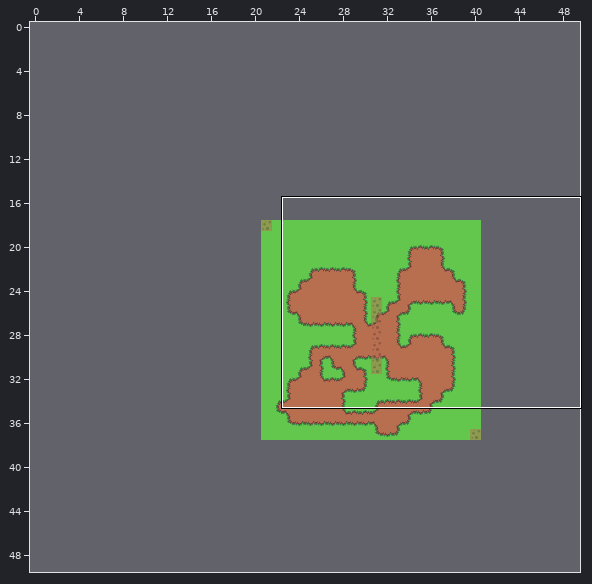
A Tiled map gets an edit: WoW.Client/Content/Data/elwynn_forest.tmx. Above: a wide view before the commit, with the close-up outlined.
Close-up. Earlier state:
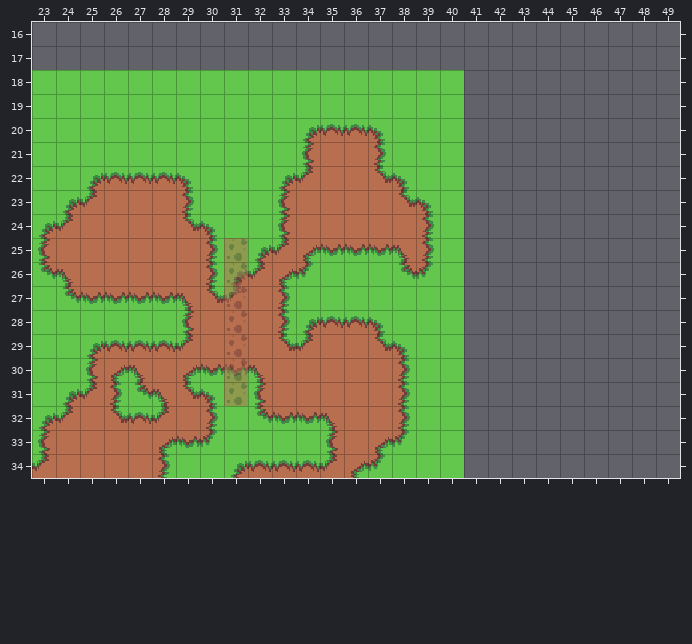
Cells are 16x16 px. Shown: x 23..49, y 16..34. The commit also changed other parts of the map, which this record leaves out. The old version is drawn lined up with the new one.
After:
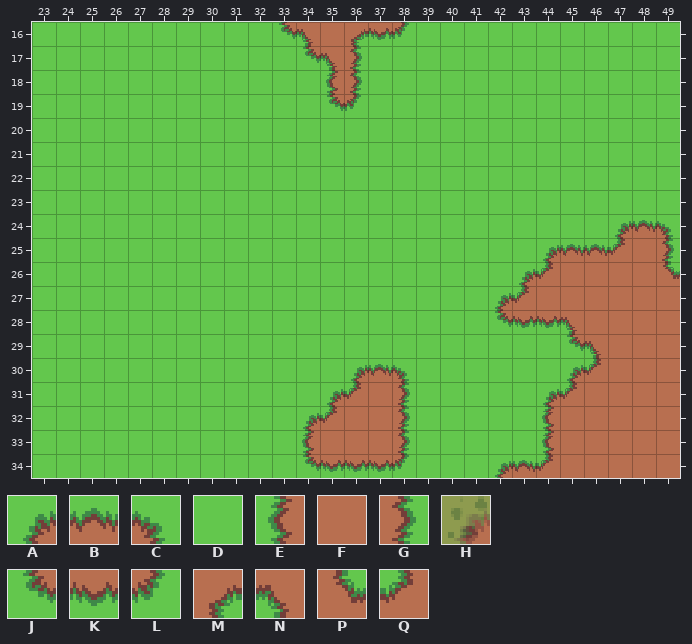
Key: from "basic_grass_1": A 0, B 1, C 2, D 4, E 5, F 6, G 7, H 9, J 10, K 11, L 12, M 15, N 16, P 17, Q 18.
_ is an empty cell.
See-through tiles are keyed as they look on the map.
From old to new:
map size 20x20 -> 50x50 cells (old content now starts at 21,18; both pictures use the new coordinates)
Layer "Tile Layer 1":
y 16: x 23..49 ___________________________ -> DDDDDDDDDDJNFMKLDDDDDDDDDDD
y 17: x 23..49 ___________________________ -> DDDDDDDDDDDJNGDDDDDDDDDDDDD
y 18: x 35..36 DD -> EG; x 41..49 _________ -> DDDDDDDDD
y 19: x 35..36 DD -> JL; x 41..49 _________ -> DDDDDDDDD
y 20: x 34..37 ABBC -> DDDD; x 41..49 _________ -> DDDDDDDDD
y 21: x 34..37 EFFG -> DDDD; x 41..49 _________ -> DDDDDDDDD
y 22: x 25..29 ABBBC -> DDDDD; x 33..38 AQFFPC -> DDDDDD; x 41..49 _________ -> DDDDDDDDD
y 23: x 24..29 AQFFFG -> DDDDDD; x 33..39 EFFFFPC -> DDDDDDD; x 41..49 _________ -> DDDDDDDDD
y 24: x 23..30 AQFFFFPC -> DDDDDDDD; x 33..39 EFFFFFG -> DDDDDDD; x 41..49 _________ -> DDDDDDABC
y 25: x 23..30 EFFFFFFG -> DDDDDDDD; x 32..39 AQMKKKNG -> DDDDDDDD; x 41..49 _________ -> DDDABBQFG
y 26: x 23..34 JNFFFFFGAQML -> DDDDDDDDDDDD; x 38..39 JL -> DD; x 41..49 _________ -> DDAQFFFFP
y 27: x 24..33 JKKKKNPQFG -> DDDDDDDDDD; x 41..49 _________ -> DAQFFFFFF
y 28: x 29..37 EFFFGABBC -> DDDDDDDDD; x 41..49 _________ -> DJKKNFFFF
y 29: x 25..38 ABBBQFFFPQFFPC -> DDDDDDDDDDDDDD; x 41..49 _________ -> DDDDJNFFF
y 30: x 25..38 EMNFMKKNFFFFFG -> DDDDDDDDDDDABC; x 41..49 _________ -> DDDDAQFFF
y 31: x 24..30 AQGJNPC -> DDDDDDD; x 32..36 EFFFF -> DDDAQ; x 41..49 _________ -> DDDAQFFFF
y 32: x 23..30 AQFPBQFG -> DDDDDDDD; x 32..35 JKKN -> DDAQ; x 41..49 _________ -> DDDEFFFFF
y 33: x 23..30 EFFFFMKL -> DDDDDDDD; x 34..35 DE -> EF; x 37..38 ML -> FG; x 41..49 _________ -> DDDEFFFFF
y 34: x 23..28 QFFFFG -> DDDDDD; x 31..38 ABBBQMLD -> DDDJKKKL; x 41..49 _________ -> DABQFFFFF
Layer "collision_layer":
y 25..31: x 31 H -> _
Changed places in both close-ups, as pixel boxes (x1, y1, x2, y2):
changed: (32, 22, 680, 478)
